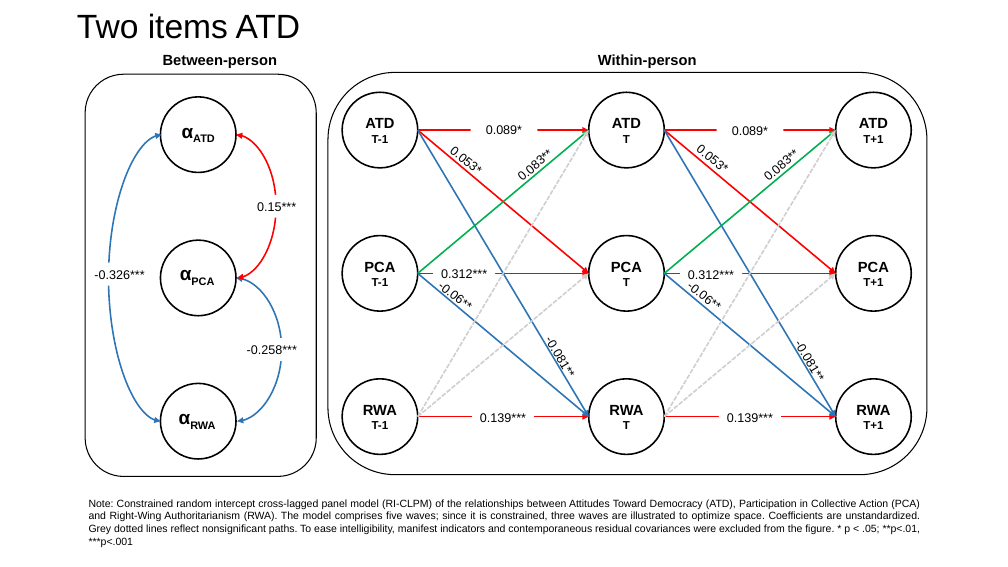
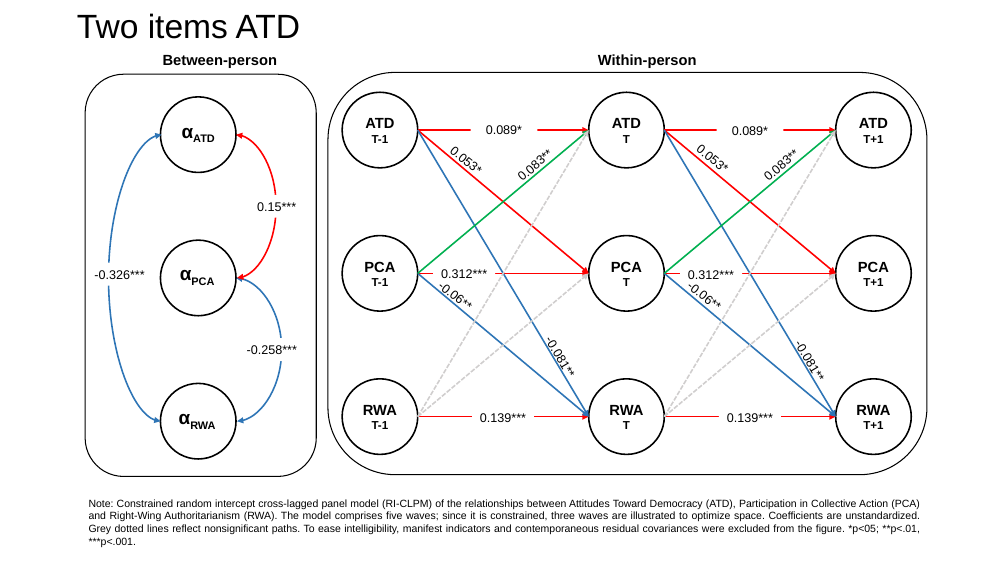
Before and after one commit to pjcarozzi/rwa-pca-atd, a slide deck: slide 2 of 2_output/4_figures_and_tables/Figures.pptx. Drawn at 1008x567 pixels with LibreOffice and Linux fonts; fonts in the diff are those of the drawing. Boxes give left, top, right and bottom in pixels: in the first picture for what was removed or moved away, otherwise in the second. Text is boxed around its words. In the diff, an @@ line names an element or a change of style, - is before the commit and + after.

```diff
--- a/2_output/4_figures_and_tables/Figures.pptx
+++ b/2_output/4_figures_and_tables/Figures.pptx
@@ text at bbox=[89, 499, 921, 547]: text changed @@
-Note: Constrained random intercept cross-lagged panel model (RI-CLPM) of the relationships between Attitudes Toward Democracy (ATD), Participation in Collective Action (PCA) and Right-Wing Authoritarianism (RWA). The model comprises five waves; since it is constrained, three waves are illustrated to optimize space. Coefficients are unstandardized. Grey dotted lines reflect nonsignificant paths. To ease intelligibility, manifest indicators and contemporaneous residual covariances were excluded from the figure. * p < .05; **p<.01, ***p<.001
+Note: Constrained random intercept cross-lagged panel model (RI-CLPM) of the relationships between Attitudes Toward Democracy (ATD), Participation in Collective Action (PCA) and Right-Wing Authoritarianism (RWA). The model comprises five waves; since it is constrained, three waves are illustrated to optimize space. Coefficients are unstandardized. Grey dotted lines reflect nonsignificant paths. To ease intelligibility, manifest indicators and contemporaneous residual covariances were excluded from the figure. *p<05; **p<.01, ***p<.001.
```
Also in this commit, not shown: 1 other slide changed, 2 other files.
